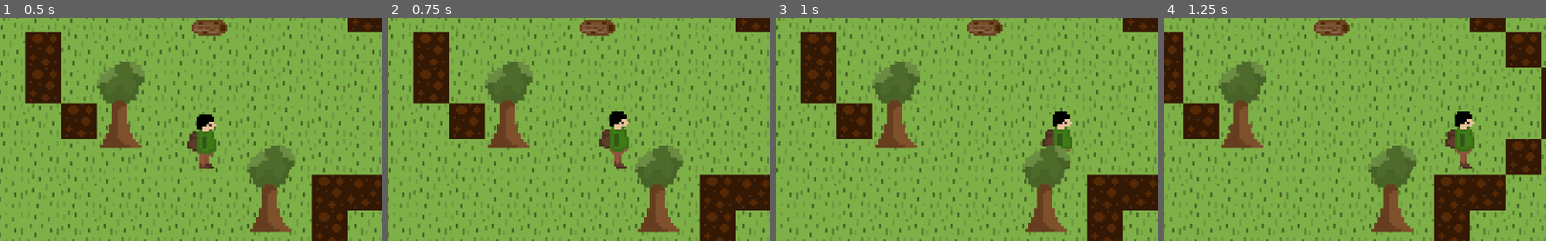
Above: before the commit, frames 1-4 (left to right).
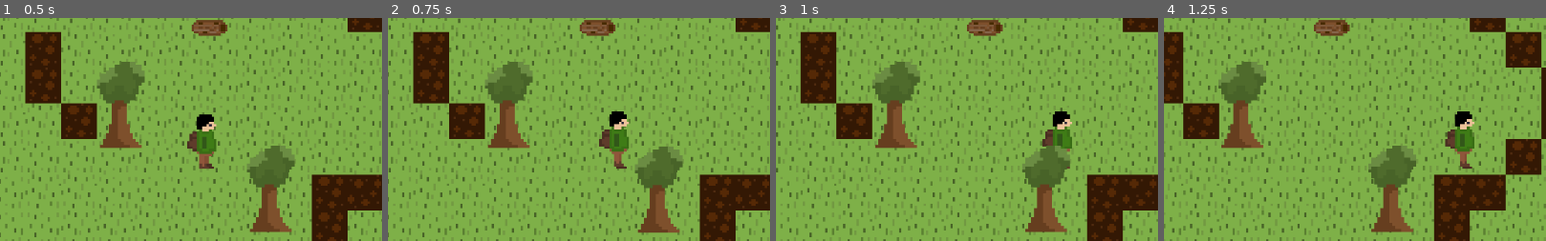
Above: after the commit, the same moments.

Repository: nalton-software/godot-fire-jam
Game: Godot game, scene res://scenes/Main.tscn
Same seed, same stepped clock (60 frames per second), same inputs: the game is played once before the commit and once after it.
Inputs (mouse positions are % of the whole screen's width and height, from its top left):
- Up to frame 1 (0.5 s): no input
- Up to frame 2 (0.75 s): tap Enter at 0.5 s; move the mouse to (59, 61) at 0.52 s; hold Right (ui_right) from 0.53 s (still down); click (59, 61) at 0.67 s
- Up to frame 3 (1 s): keep holding Right (ui_right)
- Up to frame 4 (1.25 s): keep holding Right (ui_right)
The pictures show only the part of the screen within x 23-73%, y 23-73%; the shares and areas given below are measured in that part.

Frame 1 is identical in both runs. In frame 2, 0.2% of the frame differs, in the area x 64-78%, y 57-97%; in frame 3, nothing differs; in frame 4, nothing differs.

Commit message:
simply breaking code

Diff:
--- a/scripts/Object.gd
+++ b/scripts/Object.gd
@@ -12,21 +12,17 @@
 var mining_progress := 0.0
 
 func _process(delta: float) -> void:
-	if mouse_down:
-		if mouse_on:
-			mining_progress += delta
-			if mining_progress > toughness:
-				destroy()
-		else:
-			mining_progress = max(0.0, mining_progress - delta * 1.5)
+	if Input.is_mouse_button_pressed(BUTTON_LEFT) and mouse_on:
+		mining_progress += delta
+		if mining_progress > toughness:
+			destroy()
+	else:
+		mining_progress = max(0.0, mining_progress - delta * 1.5)
 
+	if mining_progress == 0:
+		position = original_pos
+	else:
 		position = Utils.shake_once(original_pos,  mining_progress / toughness * 5.0)
-
-func _input(event: InputEvent) -> void:
-	if event is InputEventMouseButton:
-		mouse_down = event.pressed
-		mining_progress = 0.0
-		position = original_pos
 
 func _on_Area2D_mouse_entered() -> void:
 	mouse_on = true
